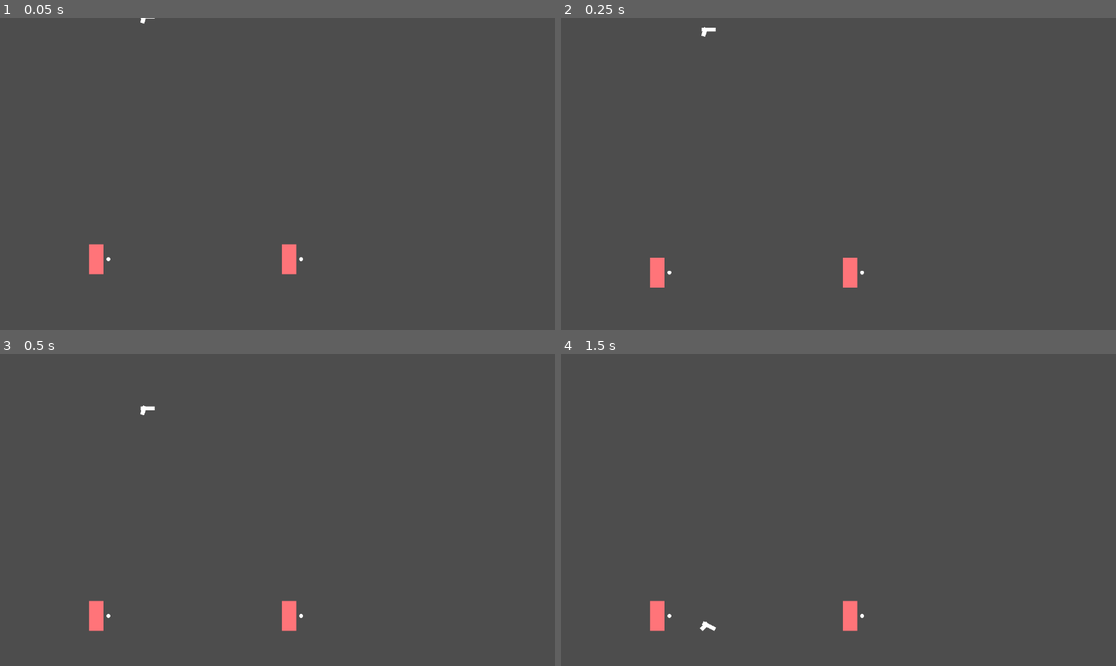
Above: before the commit, frames 1-4 (two rows, left to right).
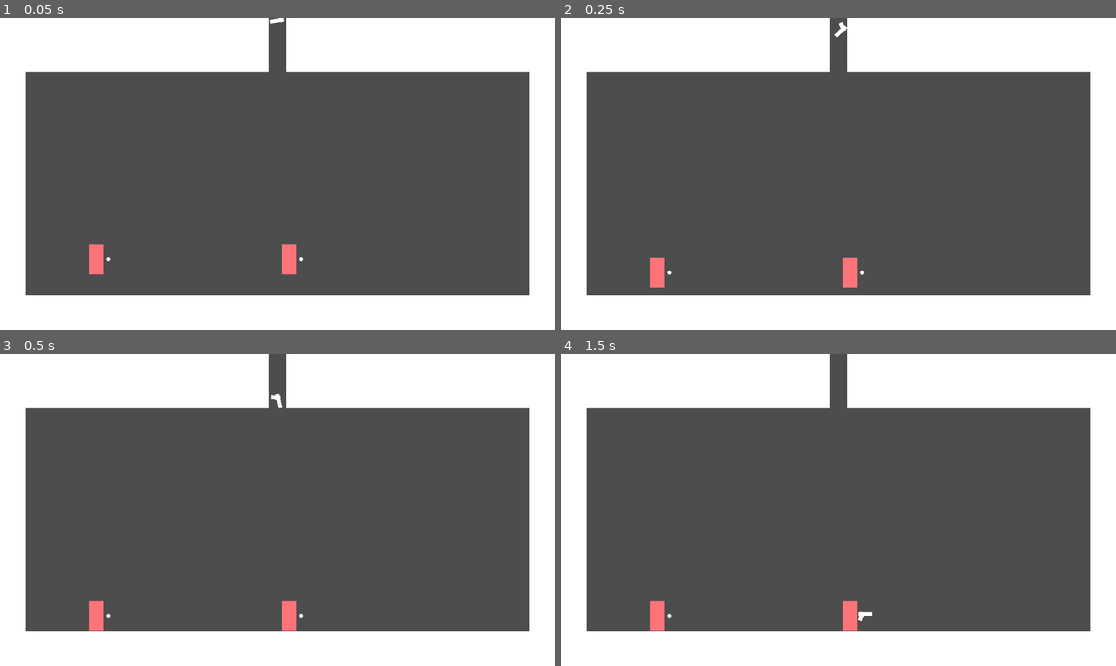
Above: after the commit, the same moments.

Repository: cbrenton/its-all-bad
Game: Godot game, scene res://match.tscn
Two runs of this game, one before a commit and one after it. Both use one fixed random seed, a clock stepped at 60 frames per second and the inputs below.
Inputs:
- Up to frame 1 (0.05 s): no input
- Up to frame 2 (0.25 s): no input
- Up to frame 3 (0.5 s): no input
- Up to frame 4 (1.5 s): no input

The runs differ from the first frame. In frame 1, 35% of the frame differs, in the area x 0-100%, y 0-100%; in frame 2, 35%; in frame 3, 35%; in frame 4, 35%.

Commit message:
Add bullet item and spawn

Diff:
--- /dev/null
+++ b/bullet.gd
@@ -0,0 +1,12 @@
+class_name Bullet
+extends RigidBody2D
+
+
+# Called when the node enters the scene tree for the first time.
+func _ready() -> void:
+	pass # Replace with function body.
+
+
+# Called every frame. 'delta' is the elapsed time since the previous frame.
+func _process(delta: float) -> void:
+	pass
--- /dev/null
+++ b/bullet.tscn
@@ -0,0 +1,18 @@
+[gd_scene format=3 uid="uid://ctp0o18g7yp8p"]
+
+[ext_resource type="Texture2D" uid="uid://vqymet7qdv8r" path="res://assets/dummy.png" id="1_v7oki"]
+[ext_resource type="Script" uid="uid://bd7olucnbmqy0" path="res://bullet.gd" id="1_v8qja"]
+
+[sub_resource type="CircleShape2D" id="CircleShape2D_x8et2"]
+radius = 4.1231055
+
+[node name="RigidBody2D" type="RigidBody2D" unique_id=1887485202]
+position = Vector2(0, 1)
+collision_layer = 4
+script = ExtResource("1_v8qja")
+
+[node name="CollisionShape2D" type="CollisionShape2D" parent="." unique_id=333352033]
+shape = SubResource("CircleShape2D_x8et2")
+
+[node name="Sprite2D" type="Sprite2D" parent="." unique_id=2100329097]
+texture = ExtResource("1_v7oki")
--- a/gun.gd
+++ b/gun.gd
@@ -1,7 +1,8 @@
 class_name Gun
 extends RigidBody2D
 
-signal hit_landed(target, is_fataFl)
+signal hit_landed(target, is_fatal)
+signal shot
 
 @onready var raycast: RayCast2D = $HitRay2D
 
@@ -48,8 +49,9 @@
 			print("bam!")
 			var other = self.raycast.get_collider() as Player
 			if other:
-				hit_landed.emit(other, true)
+				self.hit_landed.emit(other, true)
 		self.is_loaded = false
+		self.shot.emit()
 	else:
 		_throw()
 
--- a/gun.tscn
+++ b/gun.tscn
@@ -13,7 +13,7 @@
 script = ExtResource("1_vk1bi")
 
 [node name="CollisionShape2D" type="CollisionShape2D" parent="." unique_id=1730765531]
-position = Vector2(6.5, -4)
+position = Vector2(7.5, -4)
 shape = SubResource("RectangleShape2D_r8ywq")
 
 [node name="CollisionShape2D3" type="CollisionShape2D" parent="." unique_id=1221559020]
--- a/match.tscn
+++ b/match.tscn
@@ -5,6 +5,12 @@
 
 [sub_resource type="WorldBoundaryShape2D" id="WorldBoundaryShape2D_7y1jj"]
 distance = -575.0
+
+[sub_resource type="RectangleShape2D" id="RectangleShape2D_x8et2"]
+size = Vector2(105, 675)
+
+[sub_resource type="RectangleShape2D" id="RectangleShape2D_crtjb"]
+size = Vector2(555, 122.5)
 
 [node name="Match" type="Node2D" unique_id=324995677]
 script = ExtResource("1_7y1jj")
@@ -14,8 +20,49 @@
 [node name="CollisionShape2D" type="CollisionShape2D" parent="Environment" unique_id=41029597]
 shape = SubResource("WorldBoundaryShape2D_7y1jj")
 
-[node name="CollisionShape2D2" type="CollisionShape2D" parent="Environment" unique_id=1115966598]
-shape = SubResource("WorldBoundaryShape2D_7y1jj")
+[node name="CollisionShape2D2" type="CollisionShape2D" parent="Environment" unique_id=1631316345]
+position = Vector2(0, 327.5)
+shape = SubResource("RectangleShape2D_x8et2")
+
+[node name="CollisionShape2D3" type="CollisionShape2D" parent="Environment" unique_id=1240797140]
+position = Vector2(1153, 327)
+shape = SubResource("RectangleShape2D_x8et2")
+
+[node name="CollisionShape2D4" type="CollisionShape2D" parent="Environment" unique_id=470948254]
+position = Vector2(872.5, 50.75)
+shape = SubResource("RectangleShape2D_crtjb")
+
+[node name="CollisionShape2D5" type="CollisionShape2D" parent="Environment" unique_id=1443959696]
+position = Vector2(280.5, 50.75)
+shape = SubResource("RectangleShape2D_crtjb")
+
+[node name="Visuals" type="Node2D" parent="Environment" unique_id=518923313]
+
+[node name="ColorRect2" type="ColorRect" parent="Environment/Visuals" unique_id=1750411724]
+offset_right = 53.0
+offset_bottom = 664.0
+
+[node name="ColorRect" type="ColorRect" parent="Environment/Visuals" unique_id=831464089]
+offset_left = 1099.0
+offset_right = 1152.0
+offset_bottom = 664.0
+
+[node name="ColorRect3" type="ColorRect" parent="Environment/Visuals" unique_id=1685288522]
+offset_top = 576.0
+offset_right = 1152.0
+offset_bottom = 664.0
+
+[node name="ColorRect4" type="ColorRect" parent="Environment/Visuals" unique_id=602861162]
+offset_top = -8.0
+offset_right = 558.0
+offset_bottom = 112.0
+
+[node name="ColorRect5" type="ColorRect" parent="Environment/Visuals" unique_id=1642947729]
+offset_left = 594.0
+offset_top = -8.0
+offset_right = 1152.0
+offset_bottom = 112.0
 
 [node name="Gun" parent="." unique_id=1870697106 instance=ExtResource("2_x8et2")]
-position = Vector2(300, 0)
+visible = false
+position = Vector2(571, 0)
--- a/match_controller.gd
+++ b/match_controller.gd
@@ -3,6 +3,9 @@
 
 @export var player_scene = preload("player.tscn")
 @export var gun_scene = preload("gun.tscn")
+@export var bullet_scene = preload("bullet.tscn")
+
+var rng = RandomNumberGenerator.new()
 
 func _ready() -> void:
 	_start_match()
@@ -10,10 +13,11 @@
 func _start_match() -> void:
 	# spawn players
 	# 	for each player, connect player.die to check_for_winner
+	_spawn_players()
 	# spawn gun, connect gun.shoot to spawn_bullet_delayed
+	_spawn_gun()
 	# spawn bullet delayed
-	_spawn_players()
-	_spawn_gun()
+	_spawn_bullet()
 	print("starting game")
 
 func _spawn_players() -> void:
@@ -28,16 +32,27 @@
 		player.position = pos
 		print("initializing player")
 		# TODO: connect player signals
-		# add child to scene graph
 		add_child(player)
 		player.initialize(player_num)
 		player_num += 1
+		player.die.connect(_check_for_winner)
 
 func _spawn_gun():
-	self.gun_scene.instantiate()
-	pass
+	var gun = self.gun_scene.instantiate()
+	gun.position = Vector2(571, 0)
+	gun.rotation = rng.randi_range(0, 360)
+	gun.apply_central_impulse(Vector2(rng.randi_range(50, 100), 20))
+	gun.shot.connect(_spawn_bullet)
+	add_child(gun)
 
-func _check_for_winner() -> void:
+func _spawn_bullet():
+	await get_tree().create_timer(2.0).timeout
+	var bullet = self.bullet_scene.instantiate()
+	bullet.position = Vector2(571, 0)
+	add_child(bullet)
+
+func _check_for_winner(player: Player) -> void:
 	# brief async - delete players, gun, bullet
 	# display win label? emit signal upwards?
+	print("p%d died" % player.player_number)
 	pass
--- a/player.gd
+++ b/player.gd
@@ -1,6 +1,7 @@
 class_name Player
 extends CharacterBody2D
 
+signal die(player: Player)
 
 const SPEED = 300.0
 const JUMP_VELOCITY = -400.0
@@ -86,6 +87,7 @@
 	if !is_fatal:
 		target.receive_knockback(Vector2(dir_to_target * knockback_force, -200) + self.velocity)
 	else:
+		target.die.emit(target)
 		print("game over")
 
 # reset velocity.y to received force, and set knockback_x which will decay
@@ -109,6 +111,11 @@
 				_pick_up(touched_weapon)
 			else:
 				touched_weapon.apply_central_impulse(Vector2(200, -200))
+		return
+	var touched_bullet = body as Bullet
+	if touched_bullet:
+		print("picked up bullet")
+		touched_bullet.queue_free()
 
 func _pick_up(gun: Gun) -> void:
 	gun._on_pickup(self)
Not shown, added: bullet.gd.uid
